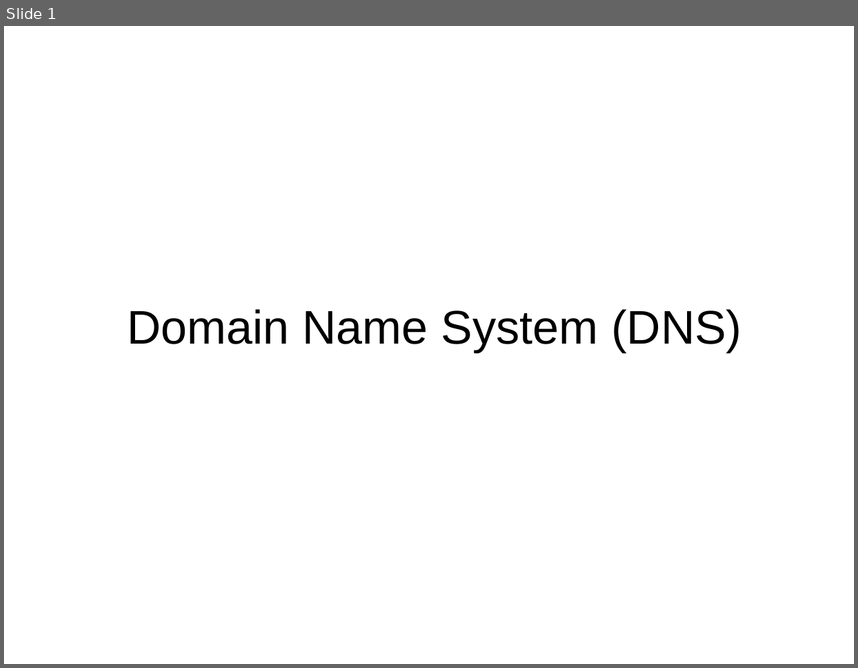
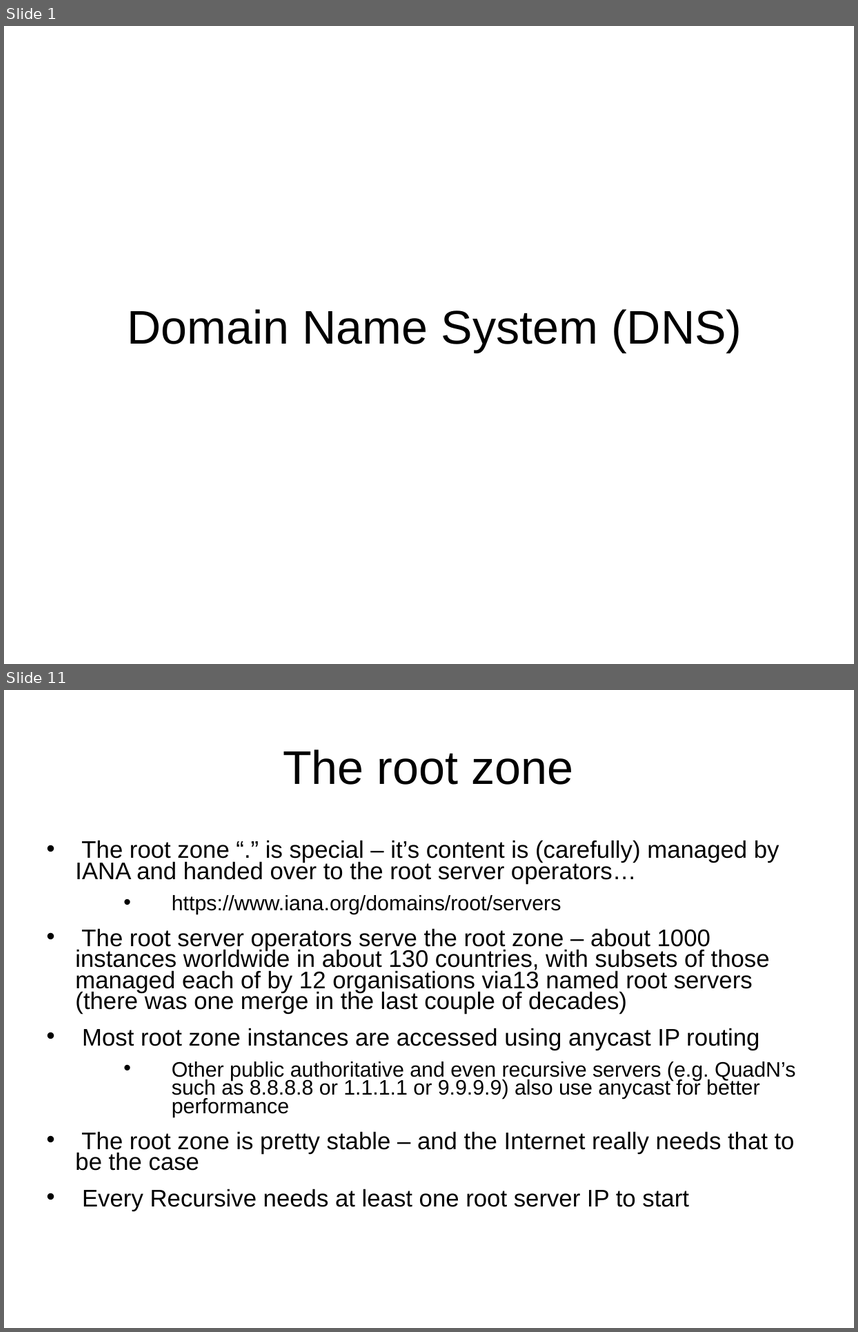
Before and after one commit to sftcd/cs7053, a slide deck: 2016lectures/10-dns.ppt. Shown one above the other, each under a label of ours: slide 1 before the commit, slides 1 and 11 after it; the slides between them are not shown. The pictures are 858x668 and 858x1332 pixels, drawn with LibreOffice and Linux fonts; fonts in the diff are those of the drawing. Boxes give left, top, right and bottom in pixels: in the first picture for what was removed or moved away, otherwise in the second. Text is boxed around its words. In the diff, an @@ line names an element or a change of style, - is before the commit and + after.

```diff
--- a/2016lectures/10-dns.ppt
+++ b/2016lectures/10-dns.ppt
@@ slide 11 added at [4,690,854,1328], background #FFFFFF @@
@@ title added at [283,749,573,785], 44 pt, text #000000 @@
+The root zone
@@ text added at [75,840,795,1211], 22.4 pt, text #000000 @@
+• The root zone “.” is special – it’s content is (carefully) managed by IANA and handed over to the root server operators…
+  • https://www.iana.org/domains/root/servers
+• The root server operators serve the root zone – about 1000 instances worldwide in about 130 countries, with subsets of those managed each of by 12 organisations via13 named root servers (there was one merge in the last couple of decades)
+• Most root zone instances are accessed using anycast IP routing
+  • Other public authoritative and even recursive servers (e.g. QuadN’s such as 8.8.8.8 or 1.1.1.1 or 9.9.9.9) also use anycast for better performance
+• The root zone is pretty stable – and the Internet really needs that to be the case
+• Every Recursive needs at least one root server IP to start
```
Also in this commit, not shown: 15 slides changed, 3 other slides added, 2 other files.
